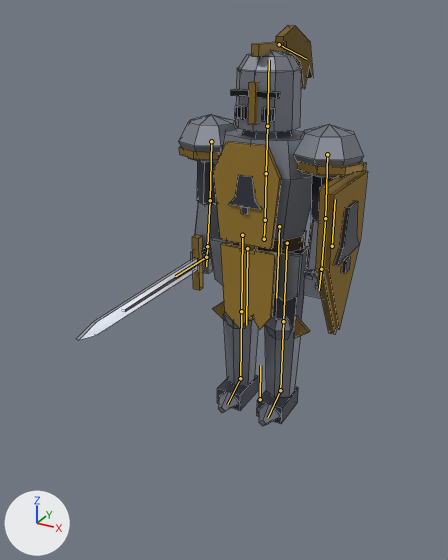
One commit to the Blender file assets/models/src/knight.blend: the scene before it, then after it.
Rendered twice from a 50 mm lens placed at (1.11, -2.4, 1.81), pointed at (-0.05, -0.28, 0.76). The axes (+X, +Y, +Z) are drawn at lower left. The lights are the same throughout. The older version comes first. The bones that bend it are drawn over the model as lines. Mesh edges are drawn as thin lines.

Names of what the first picture shows: 'KnightMesh'.
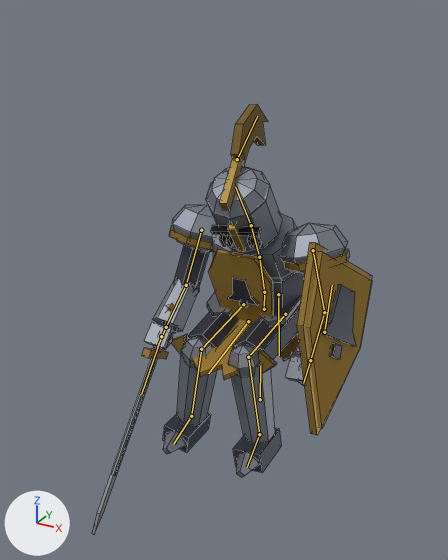
The newer file adds an action. The first version stands in its rest pose; the second is drawn at frame 2 of the action 'Sit'.

What the commit changed:
Bone 'Hips' (bone_hips) moves from (0.0, 0.0, 0.0) to (0.0, -0.36, -0.02).
Bone 'Spine' (bone_spine) turns from (0, 0, 0) to (18, 0, 0) degrees about its own x, y and z.
Bone 'Chest' (bone_chest) turns from (0, 0, 0) to (10, 0, 0) degrees about its own x, y and z.
Bone 'Head' (bone_head) turns from (0, 0, 0) to (10, 10, 0) degrees about its own x, y and z.
Bone 'Plume' (bone_plume) turns from (0, 0, 0) to (-1, 0, 0) degrees about its own x, y and z.
Bone 'UpperArm.R' (bone_upperarm_r) turns from (0, 0, 0) to (-40, 0, 14) degrees about its own x, y and z.
Bone 'ForeArm.R' (bone_forearm_r) turns from (0, 0, 0) to (-30, 0, 0) degrees about its own x, y and z.
Bone 'Weapon' (bone_weapon) turns from (0, 0, 0) to (-100, 0, 0) degrees about its own x, y and z.
Bone 'UpperArm.L' (bone_upperarm_l) turns from (0, 0, 0) to (-30, 0, -18) degrees about its own x, y and z.
Bone 'ForeArm.L' (bone_forearm_l) turns from (0, 0, 0) to (-40, 0, 0) degrees about its own x, y and z.
Bone 'Shield' (bone_shield) turns from (0, 0, 0) to (8, 0, 0) degrees about its own x, y and z.
Bone 'TabardF' (bone_tabardf) turns from (0, 0, 0) to (-78, 0, 0) degrees about its own x, y and z.
Bone 'TabardB' (bone_tabardb) turns from (0, 0, 0) to (6, 0, 0) degrees about its own x, y and z.
Bone 'Thigh.R' (bone_thigh_r) turns from (0, 0, 0) to (-82, 0, 9) degrees about its own x, y and z.
Bone 'Shin.R' (bone_shin_r) turns from (0, 0, 0) to (82, 0, 0) degrees about its own x, y and z.
Bone 'Thigh.L' (bone_thigh_l) turns from (0, 0, 0) to (-86, 0, -9) degrees about its own x, y and z.
Bone 'Shin.L' (bone_shin_l) turns from (0, 0, 0) to (86, 0, 0) degrees about its own x, y and z.

Location of each change, (x1, y1, x2, y2) in pixels of the pictures (448 x 560 px):
'KnightMesh', posed (7% taller): before (76, 25, 368, 426); after (92, 104, 372, 534)
bone 'Hips', root to tip: before (264, 239) to (265, 220); after (264, 309) to (264, 292)
bone 'Spine', root to tip: before (265, 220) to (266, 173); after (264, 292) to (259, 257)
bone 'Chest', root to tip: before (266, 173) to (267, 126); after (259, 257) to (251, 225)
bone 'Head', root to tip: before (267, 126) to (269, 60); after (251, 225) to (235, 187)
bone 'Plume', root to tip: before (279, 44) to (306, 59); after (237, 159) to (257, 116)
bone 'UpperArm.R', root to tip: before (211, 141) to (210, 200); after (201, 230) to (186, 285)
bone 'ForeArm.R', root to tip: before (210, 200) to (207, 246); after (186, 285) to (166, 327)
bone 'Weapon', root to tip: before (206, 257) to (175, 276); after (161, 336) to (141, 394)
bone 'UpperArm.L', root to tip: before (327, 154) to (325, 218); after (313, 250) to (324, 312)
bone 'ForeArm.L', root to tip: before (325, 218) to (321, 269); after (324, 312) to (310, 360)
bone 'Shield', root to tip: before (332, 246) to (335, 199); after (324, 332) to (332, 285)
bone 'TabardF', root to tip: before (247, 248) to (246, 325); after (248, 321) to (208, 373)
bone 'TabardB', root to tip: before (279, 226) to (276, 298); after (278, 294) to (279, 355)
bone 'Thigh.R', root to tip: before (242, 235) to (241, 311); after (243, 304) to (201, 349)
bone 'Shin.R', root to tip: before (241, 311) to (240, 378); after (201, 349) to (191, 416)
bone 'Thigh.L', root to tip: before (287, 243) to (283, 321); after (285, 314) to (248, 357)
bone 'Shin.L', root to tip: before (283, 321) to (280, 390); after (248, 357) to (259, 434)
